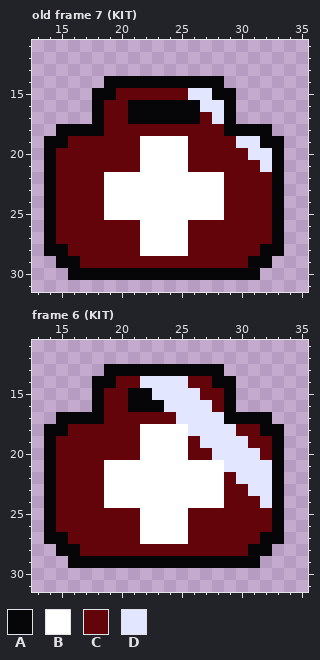
A pixel-art file gets an edit: Game Asset/penusbmic/Dark Series/Hero/Gunslinger/Consommable/Brouillon casque kit.aseprite. Above: the version before the commit.
50x50 pixels, 12 frames. Colours within 5 levels of each other are drawn and written as one. Shown: old frame 7 (KIT): x 13..35, y 11..31; frame 6 (KIT): x 13..35, y 11..31. The commit also changed other frames, which this record leaves out.
Visible layers, top first: "Layer 2", "Medikit".
Palette (. is transparent): A #060608  B #ffffff  C #63030a  D #e3e6ff
Pixels before, old frame 7 (KIT), first column x 14:
14 .....AAAAAAAAAA.....
15 ....AACCCCCCDDAA....
16 ....ACCAAAAAADDA....
17 ....ACCAAAAAACDA....
18 .AAAACCCCCCCCCCAAAA.
19 AACCCCCCBBBBCCCCDDAA
20 ACCCCCCCBBBBCCCCCDDA
21 ACCCCCCCBBBBCCCCCCDA
22 ACCCCBBBBBBBBBBCCCCA
23 ACCCCBBBBBBBBBBCCCCA
24 ACCCCBBBBBBBBBBCCCCA
25 ACCCCBBBBBBBBBBCCCCA
26 ACCCCCCCBBBBCCCCCCCA
27 ACCCCCCCBBBBCCCCCCCA
28 AACCCCCCBBBBCCCCCCAA
29 .AACCCCCCCCCCCCCCAA.
30 ..AAAAAAAAAAAAAAAA..
Pixels before, frame 6 (KIT), first column x 14:
13 .....AAAAAAAAAA.....
14 ....AACCDDDDCCAA....
15 ....ACCAADDDDCCA....
16 ....ACCAAADDDDCA....
17 .AAAACCCCCCDDDDAAAA.
18 AACCCCCCBBBBDDDDCCAA
19 ACCCCCCCBBBBCDDDDCCA
20 ACCCCCCCBBBBCCDDDDCA
21 ACCCCBBBBBBBBBBDDDDA
22 ACCCCBBBBBBBBBBCDDDA
23 ACCCCBBBBBBBBBBCCDDA
24 ACCCCBBBBBBBBBBCCCDA
25 ACCCCCCCBBBBCCCCCCCA
26 ACCCCCCCBBBBCCCCCCCA
27 AACCCCCCBBBBCCCCCCAA
28 .AACCCCCCCCCCCCCCAA.
29 ..AAAAAAAAAAAAAAAA..
Now the later version:
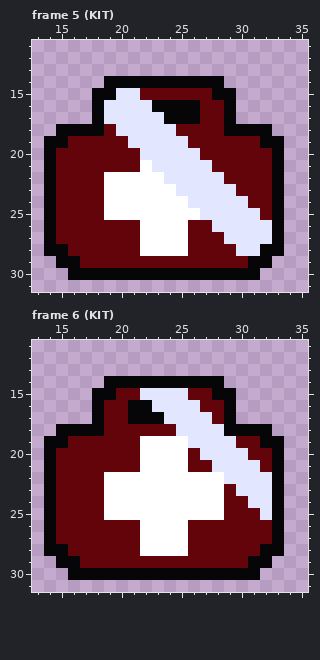
A new or re-ordered frame is compared with the old frame closest to it.
Message: missile munition/lanceur
The exact change:
frames re-ordered
Frame 5 (KIT) against old frame 7 (KIT), layer "Medikit":
Colour D gives way to colour C in row 15 at x 26 to 27; in row 16 at x 27 to 28; in row 17 at x 28; in row 19 at x 30 to 31; in row 20 at x 31 to 32; in row 21 at x 32.
Colour A gives way to colour D in row 16 at x 21 to 22; in row 17 at x 21 to 23.
Colour B gives way to colour D in rows 19 to 20 at x 22 to 25; in row 21 at x 23 to 25; in row 22 at x 24 to 28; in row 23 at x 25 to 28; in row 24 at x 26 to 28; in row 25 at x 27 to 28.
Colour C gives way to colour D in row 15 at x 20 to 21; in rows 16 to 17 at x 19 to 20; in row 18 at x 20 to 24; in row 19 at x 21; in row 20 at x 26; in row 21 at x 26 to 27.
Colour C gives way to colour D in row 23 at x 29; in row 24 at x 29 to 30; in row 25 at x 29 to 31; in row 26 at x 28 to 32; in row 27 at x 29 to 32; in row 28 at x 30 to 31.
Frame 6 (KIT), layer "Medikit":
The edit adds colour A in row 28 at x 14 and 33; in row 29 at x 15 and 32; in row 30 at x 16 to 31.
Colour C gives way to colour A in row 14 at x 20 to 21 and 26 to 27; in row 15 at x 19 and 28; in row 17 at x 21 to 23; in row 18 at x 16 to 18 and 30 to 31; in row 19 at x 15 and 32.
Colour D gives way to colour A in row 14 at x 22 to 25; in row 18 at x 29.
Colour C gives way to colour B in row 25 at x 19 to 21 and 26 to 28; in row 28 at x 22 to 25.
Colour A gives way to colour C in row 15 at x 21; in row 27 at x 15 and 32; in row 28 at x 16 and 31; in row 29 at x 17 to 30.
Colour B gives way to colour C in row 18 at x 22 to 24; in row 21 at x 19 to 21 and 26 to 27.
Colour D gives way to colour C in row 15 at x 26; in row 16 at x 27; in row 17 at x 28; in row 19 at x 30; in row 20 at x 31; in row 21 at x 32.
Colour A gives way to colour D in row 15 at x 22; in row 16 at x 23.
Colour B gives way to colour D in row 18 at x 25; in row 21 at x 28.
Colour C gives way to colour D in row 17 at x 24; in row 19 at x 26; in row 20 at x 27; in row 22 at x 29; in row 23 at x 30; in row 24 at x 31.
Colour C gives way to colour D in row 25 at x 32.
The edit erases colour A in row 13 at x 19 to 28; in row 14 at x 18 and 29; in row 17 at x 15 to 17 and 30 to 32; in row 18 at x 14 and 33.
Changed places in both pictures, as pixel boxes (x1, y1, x2, y2):
changed: (104, 88, 272, 256)
changed: (44, 364, 284, 580)
